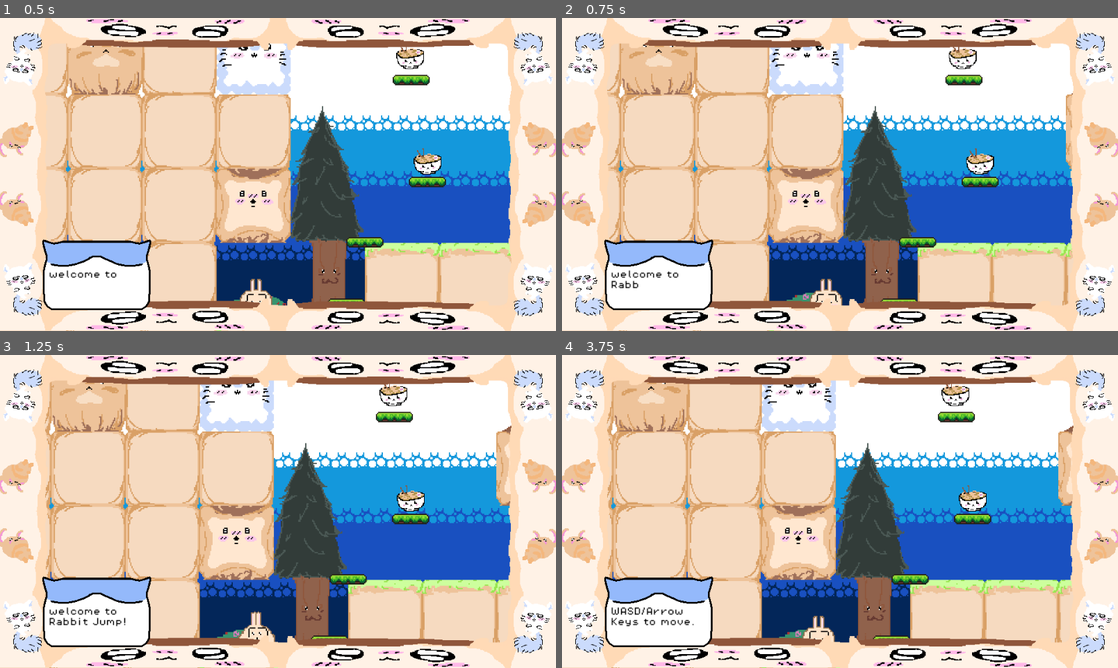
Above: before the commit, frames 1-4 (two rows, left to right).
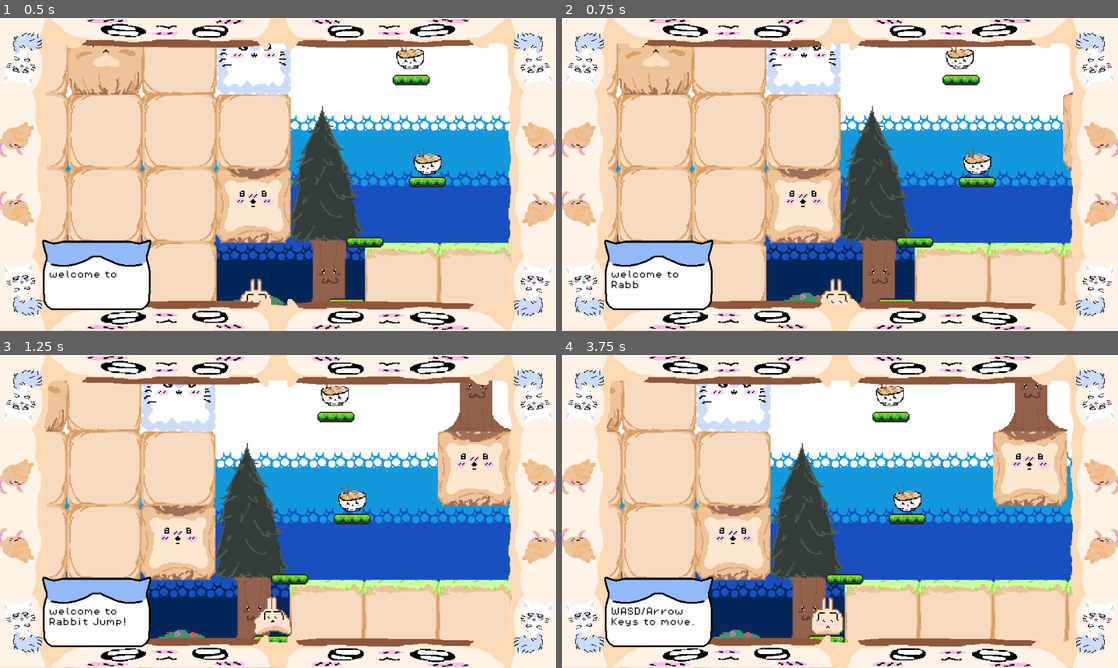
Above: after the commit, the same moments.

Repository: jacobyfung-tech/Godot-Thing
Game: Godot game, scene res://Game.tscn
Same seed, same stepped clock (60 frames per second), same inputs: the game is played once before the commit and once after it.
Inputs:
- Up to frame 1 (0.5 s): no input
- Up to frame 2 (0.75 s): hold D (right) from 0.53 s (still down)
- Up to frame 3 (1.25 s): keep holding D (right); tap W (up) at 0.77 s
- Up to frame 4 (3.75 s): tap W (up) at 1.52, 3.02 s; release D (right) at 2.03 s; hold A (left) 2.03-2.78 s; hold D (right) from 2.78 s (still down)

Frame 1 is identical in both runs. In frame 2, 10% of the frame differs, in the area x 8-92%, y 8-100%; in frame 3, 32%; in frame 4, 32%.

Commit message:
fixed tree

Diff:
--- a/Game.tscn
+++ b/Game.tscn
@@ -572,7 +572,7 @@
 [node name="Level" type="TileMap" parent="." unique_id=2100766632]
 tile_set = SubResource("TileSet_8up58")
 format = 2
-layer_0/tile_data = PackedInt32Array(0, 262144, 0, 1, 262144 …(7604 unchanged characters)… 73, 1, -3342331, 131073, 1, 65535, 327681, 0, -2818053, 327681, 0, -2883589, 393217, 0, -2949125, 458753, 0, -3014661, 1, 1)
+layer_0/tile_data = PackedInt32Array(0, 262144, 0, 1, 262144 …(7604 unchanged characters)… 73, 1, -3342331, 131073, 1, 65535, 327680, 0, -2818053, 327681, 0, -2883589, 393217, 0, -2949125, 458753, 0, -3014661, 1, 1)
 
 [node name="Tung" parent="." unique_id=262915951 instance=ExtResource("10_yx171")]
 position = Vector2(399, -2431)
